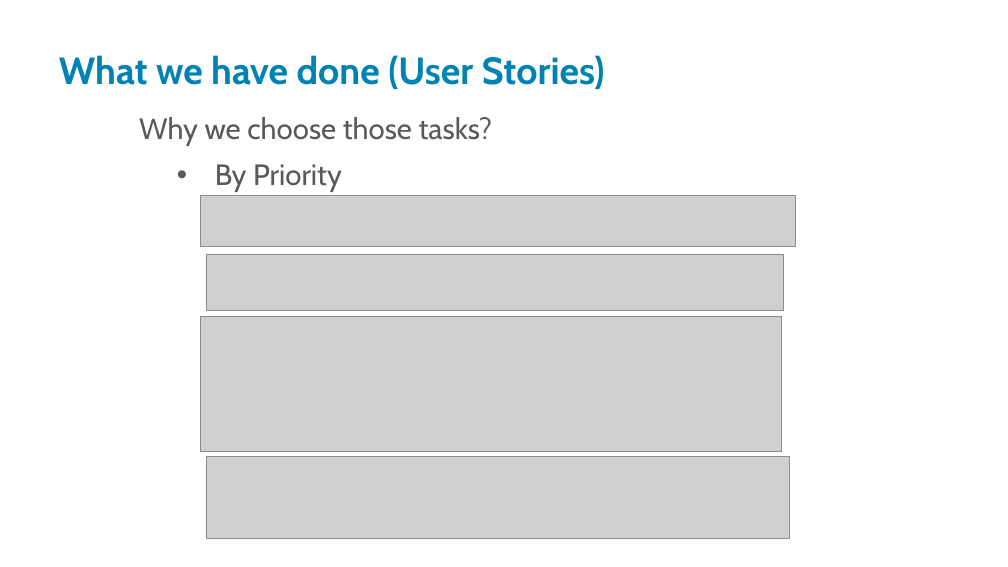
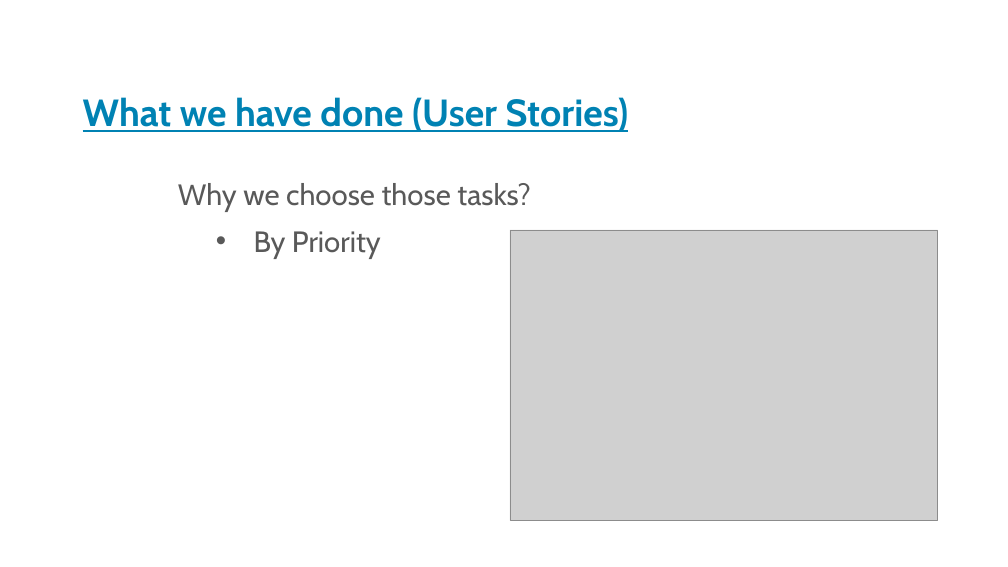
Before and after one commit to JoeyTatu/BusinessAppDev, a slide deck: slide 5 of Chenlei-- Presentation Slide.pptx. Drawn at 1008x567 pixels with LibreOffice and Linux fonts; fonts in the diff are those of the drawing; grey boxes stand for pictures; background and template pictures are left out. Boxes give left, top, right and bottom in pixels: in the first picture for what was removed or moved away, otherwise in the second. Text is boxed around its words. In the diff, an @@ line names an element or a change of style, - is before the commit and + after.

Commit message:
new one

```diff
--- a/Chenlei-- Presentation Slide.pptx
+++ b/Chenlei-- Presentation Slide.pptx
@@ text "What we have done (User ..." moved from (x1=59, y1=55, x2=605, y2=89) to (x1=83, y1=97, x2=629, y2=132) @@
@@ text "What we have done (User ..." at (x1=83, y1=97, x2=629, y2=132): underline on @@
@@ text "Why we choose those tasks?" moved from (x1=139, y1=117, x2=493, y2=192) to (x1=178, y1=183, x2=531, y2=259) @@
@@ picture removed at (x1=200, y1=196, x2=796, y2=247) @@
@@ picture added at (x1=510, y1=230, x2=938, y2=520) @@
@@ picture removed at (x1=206, y1=254, x2=784, y2=311) @@
@@ picture removed at (x1=200, y1=316, x2=782, y2=451) @@
@@ picture removed at (x1=207, y1=456, x2=790, y2=538) @@
```
Also in this commit, not shown: 5 other slides changed.
